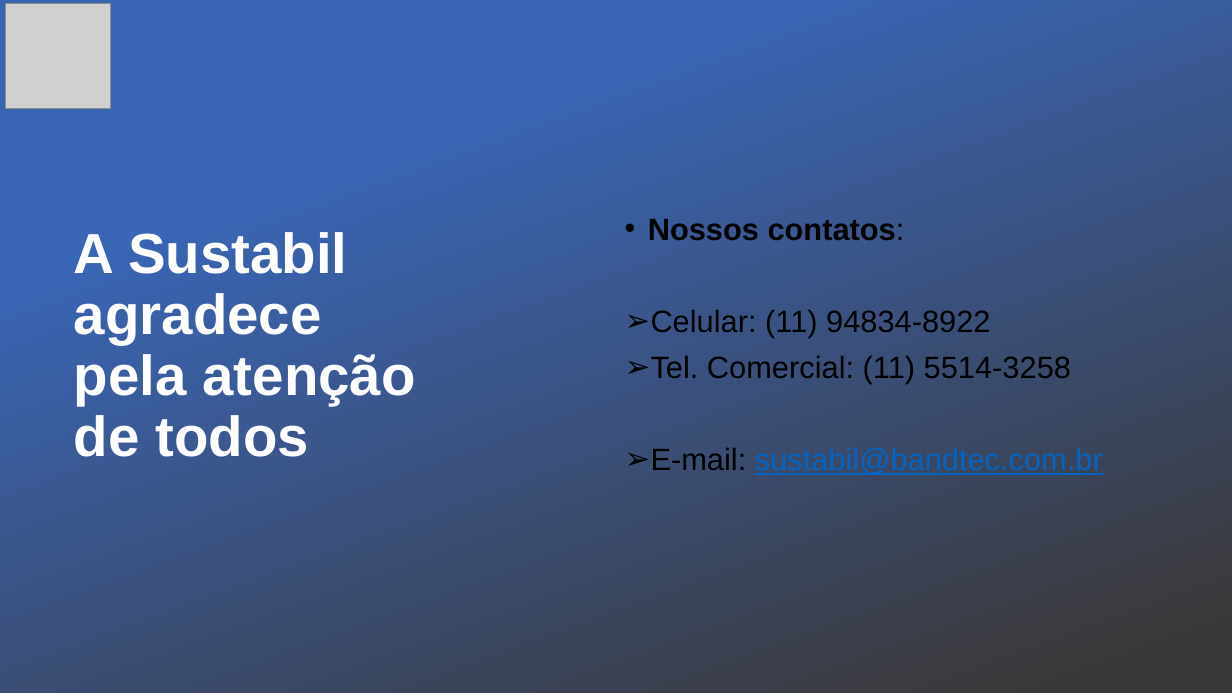
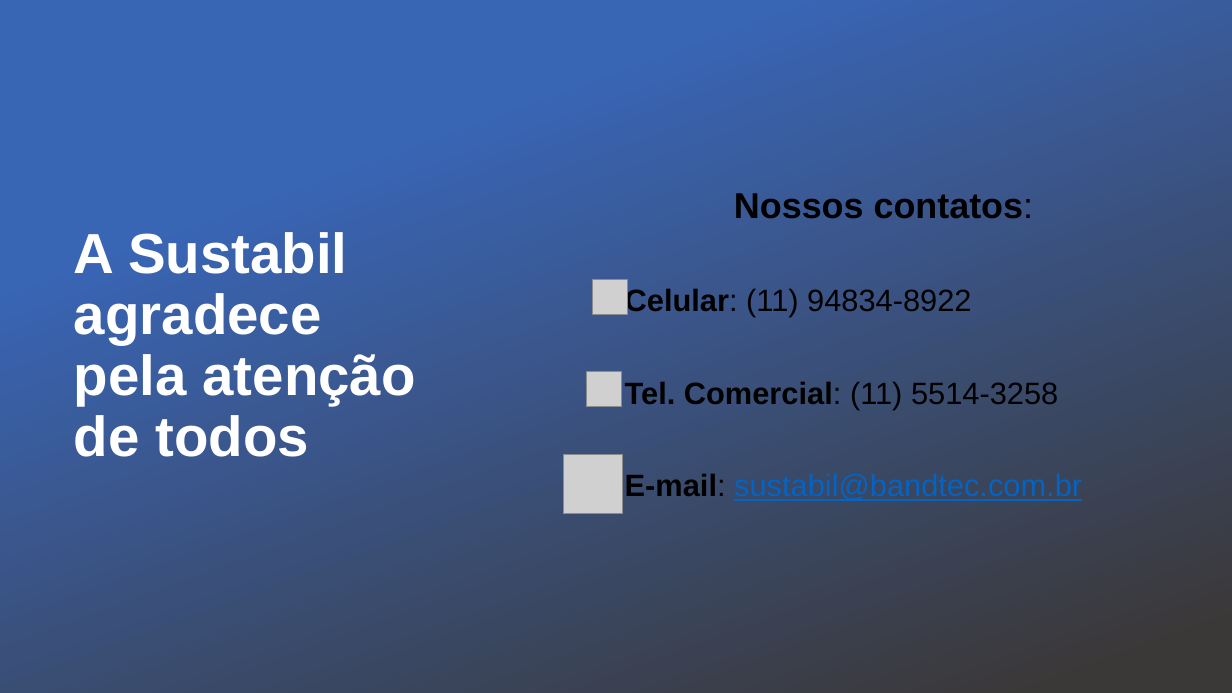
Before and after one commit to franklin-silva41/PROJETO-SENSOR-DE-UMIDADE, a slide deck: slide 19 of SUSTABIL - Apresentação real.pptx (slide 16 before the commit). Drawn at 1232x693 pixels with LibreOffice and Linux fonts; fonts in the diff are those of the drawing; grey boxes stand for pictures; background and template pictures are left out. Boxes give left, top, right and bottom in pixels: in the first picture for what was removed or moved away, otherwise in the second. Text is boxed around its words. In the diff, an @@ line names an element or a change of style, - is before the commit and + after.

```diff
--- a/SUSTABIL - Apresentação real.pptx
+++ b/SUSTABIL - Apresentação real.pptx
@@ picture removed at bbox=[6, 4, 110, 108] @@
@@ text "Nossos contatos:" at bbox=[625, 193, 1082, 501]: size 24 to 28 pt in "Nossos contatos:"; bold on in "Celular:", "Tel. Comercial:", "E-mail:"; alignment left to centre; bullet • to none; bullet ➢ to none @@
@@ picture added at bbox=[592, 280, 628, 315] @@
@@ picture added at bbox=[587, 372, 622, 407] @@
@@ picture added at bbox=[563, 455, 622, 514] @@
```
Also in this commit, not shown: 12 other slides changed, 6 slides added, 3 slides removed.
